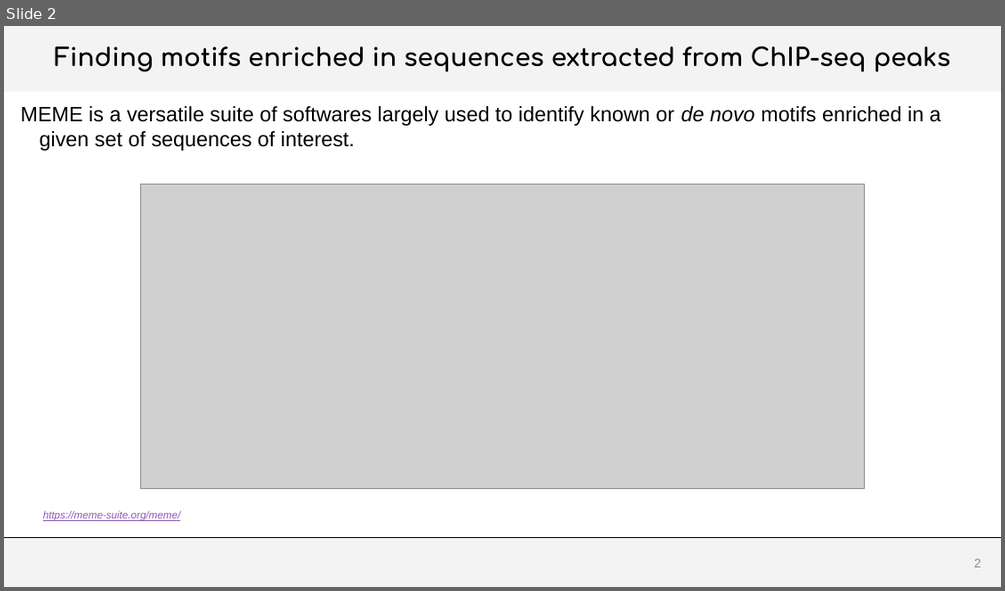
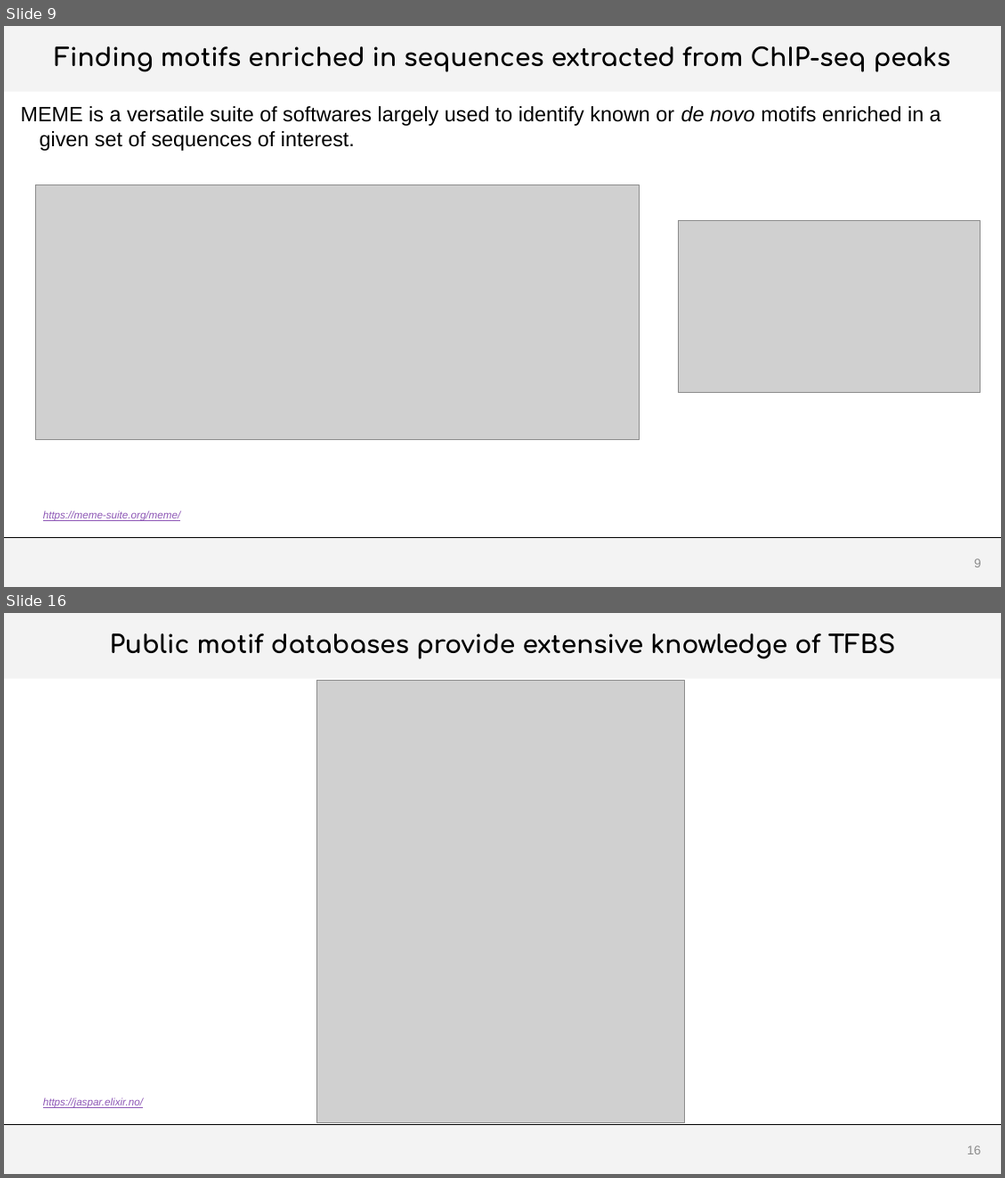
Before and after one commit to js2264/NGS-Physalia, a slide deck: inst/docs/Lecture6.pptx. Shown one above the other, each under a label of ours: slide 2 before the commit, slides 9 and 16 after it; the slides between them are not shown. The pictures are 1005x591 and 1005x1178 pixels, drawn with LibreOffice and Linux fonts; fonts in the diff are those of the drawing; grey boxes stand for pictures; background and template pictures are left out. Boxes give left, top, right and bottom in pixels: in the first picture for what was removed or moved away, otherwise in the second. Text is boxed around its words. In the diff, an @@ line names an element or a change of style, - is before the commit and + after.

```diff
--- a/inst/docs/Lecture6.pptx
+++ b/inst/docs/Lecture6.pptx
@@ slide 16 added at (x1=4, y1=613, x2=1001, y2=1174), background #FFFFFF; not listed: 2 template elements that a slide beside it also shows @@
@@ title added at (x1=4, y1=613, x2=1001, y2=679), fill #D9D9D9 at 30% opacity, 24 pt, text #000000, bold @@
+Public motif databases provide extensive knowledge of TFBS
@@ picture added at (x1=317, y1=681, x2=685, y2=1122) @@
@@ text added at (x1=43, y1=1097, x2=143, y2=1108), 10 pt, text #8E58B6, italic, underline @@
+https://jaspar.elixir.no/
@@ page number added at (x1=967, y1=1145, x2=981, y2=1154), 12 pt, text #8C8C8C @@
+16
@@ what was slide 2 is now slide 9 @@
@@ slide 9 changed as well @@
@@ picture resized from (x1=141, y1=184, x2=864, y2=488) to (x1=35, y1=185, x2=639, y2=440) @@
@@ picture added at (x1=679, y1=221, x2=980, y2=393) @@
@@ page number at (x1=974, y1=558, x2=981, y2=567): text changed @@
-2
+9
```
Also in this commit, not shown: 13 other slides added, 8 other files.
